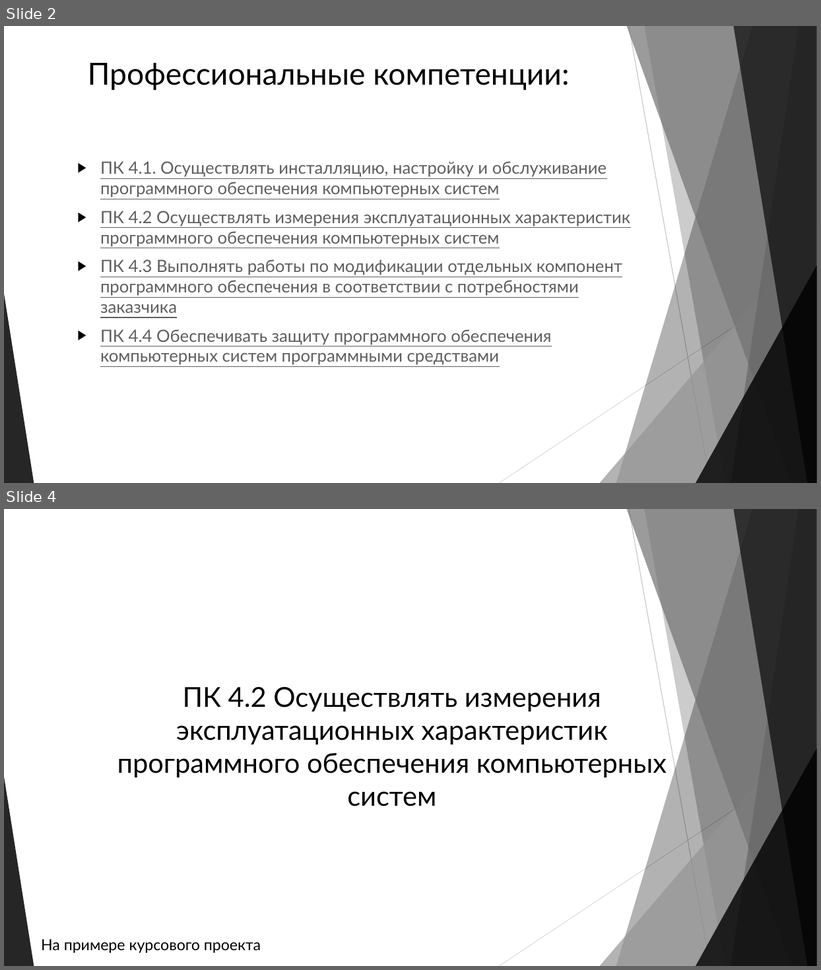
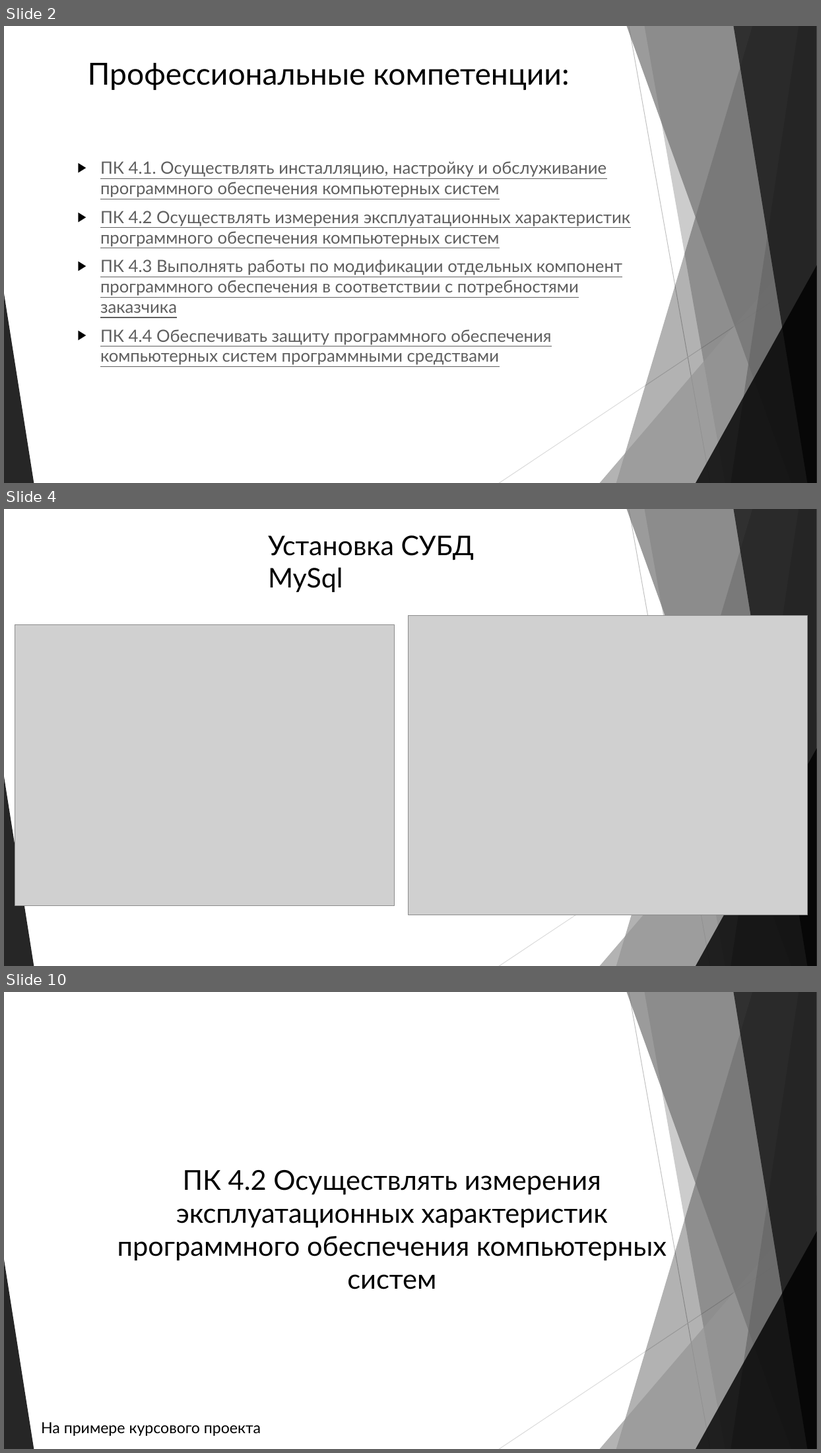
Before and after one commit to AlexGopher802/Qual_PM04, a slide deck: Презентация.pptx. Shown one above the other, each under a label of ours: slides 2 and 4 before the commit, slides 2, 4 and 10 after it; the slides between them are not shown. The pictures are 821x970 and 821x1453 pixels, drawn with LibreOffice and Linux fonts; fonts in the diff are those of the drawing; grey boxes stand for pictures. Boxes give left, top, right and bottom in pixels: in the first picture for what was removed or moved away, otherwise in the second. Text is boxed around its words. In the diff, an @@ line names an element or a change of style, - is before the commit and + after.

```diff
--- a/Презентация.pptx
+++ b/Презентация.pptx
@@ slide 4 added at (4,509,817,966), background #FFFFFF; not listed: 10 template elements that a slide beside it also shows @@
@@ text added at (268,535,475,592), 32 pt, text #000000 @@
+Установка СУБД MySql
@@ picture added at (15,625,395,906) @@
@@ picture added at (409,616,808,916) @@
@@ what was slide 4 is now slide 10 @@
```
Also in this commit, not shown: 4 slides changed, 15 other slides added.
